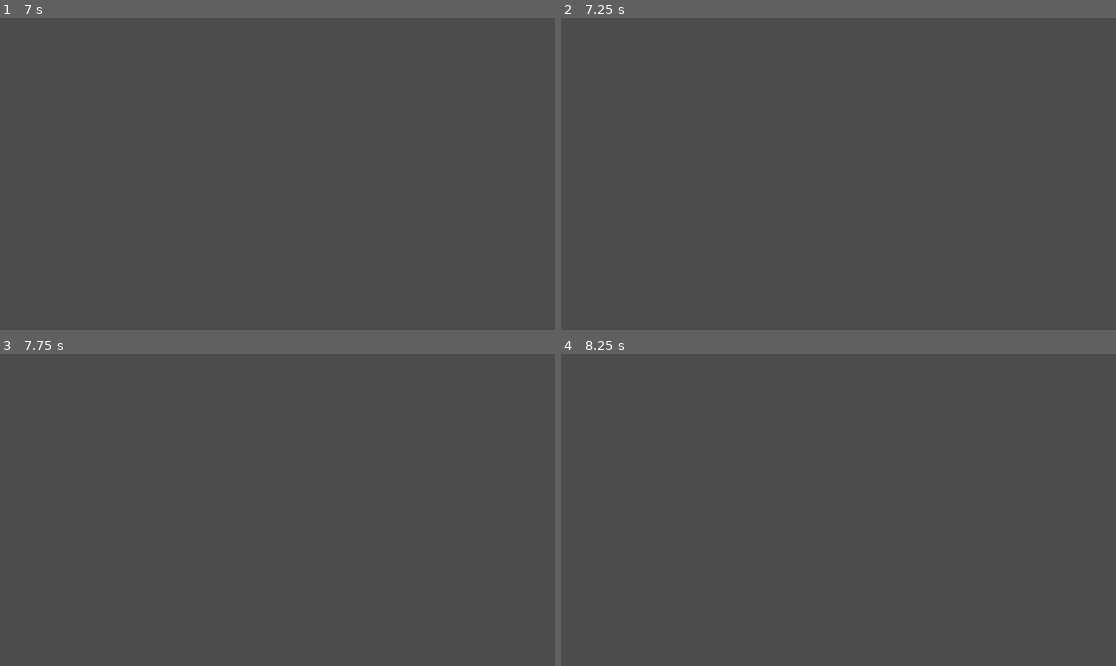
Above: before the commit, frames 1-4 (two rows, left to right).
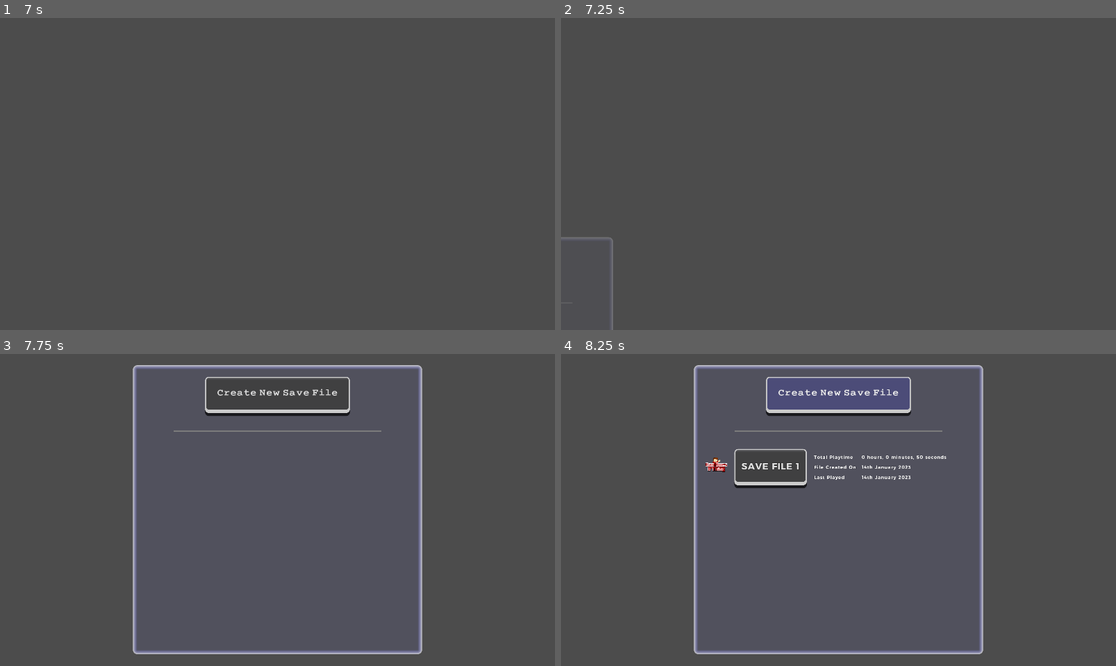
Above: after the commit, the same moments.

Repository: newwby/ddat-gpf.runtime
Game: Godot game, scene res://src/runtime/main.tscn
The game is run twice, just before and just after one commit, with the same random seed, the same clock (stepped at 60 frames per second) and the same inputs. The engine's default icon, where the game draws it, is replaced by a stand-in: a white triangle on a blue panel in a dark square.
Inputs (mouse positions are in pixels of both pictures, inside the frame that each line leads up to):
- Up to frame 1 (7 s): tap Enter at 0.5, 1.25 s; move the mouse to (399, 158) at 0.52 s; click (399, 158) at 0.67 s; move the mouse to (166, 189) at 1.27 s; click (166, 189) at 1.42 s; move the mouse to (333, 105) at 2.02 s; click (333, 105) at 2.17 s; move the mouse to (249, 236) at 2.77 s; click (249, 236) at 2.92 s; click "START GAME" at 3.5 s; click "START GAME" at 4.25 s; click "START GAME" at 5 s; move the mouse to (444, 220) at 5.77 s; click (444, 220) at 5.92 s; move the mouse to (111, 127) at 6.52 s; click (111, 127) at 6.67 s
- Up to frame 2 (7.25 s): no input
- Up to frame 3 (7.75 s): move the mouse to (305, 510) at 7.27 s; click (305, 510) at 7.42 s
- Up to frame 4 (8.25 s): click (838, 394) at 8 s, where only the run after the commit has a clickable "Create New Save File"

Frame 1 is identical in both runs. In frame 2, 0.2% of the frame differs, in the area x 0-10%, y 70-100%; in frame 3, 3.8%; in frame 4, 7.1%, in the area x 23-77%, y 3-97%.

Commit message:
bugfixing import, adding missing font resources

Diff:
--- /dev/null
+++ b/_dev_exclude/runtime_test_scene.tscn
@@ -0,0 +1,41 @@
+[gd_scene load_steps=2 format=2]
+
+[ext_resource path="res://icon.png" type="Texture" id=1]
+
+[node name="Node2D" type="Node2D"]
+
+[node name="Sprite" type="Sprite" parent="."]
+position = Vector2( 617, 286 )
+texture = ExtResource( 1 )
+
+[node name="Sprite2" type="Sprite" parent="."]
+position = Vector2( 887, 292 )
+texture = ExtResource( 1 )
+
+[node name="Sprite3" type="Sprite" parent="."]
+position = Vector2( 632, 481 )
+texture = ExtResource( 1 )
+
+[node name="Sprite4" type="Sprite" parent="."]
+position = Vector2( 797, 506 )
+texture = ExtResource( 1 )
+
+[node name="Sprite5" type="Sprite" parent="."]
+position = Vector2( 680, 493 )
+texture = ExtResource( 1 )
+
+[node name="Sprite6" type="Sprite" parent="."]
+position = Vector2( 583, 451 )
+texture = ExtResource( 1 )
+
+[node name="Sprite7" type="Sprite" parent="."]
+position = Vector2( 753, 518 )
+texture = ExtResource( 1 )
+
+[node name="Sprite8" type="Sprite" parent="."]
+position = Vector2( 845, 480 )
+texture = ExtResource( 1 )
+
+[node name="Sprite9" type="Sprite" parent="."]
+position = Vector2( 904, 470 )
+texture = ExtResource( 1 )
--- a/src/runtime/main.tscn
+++ b/src/runtime/main.tscn
@@ -1,10 +1,11 @@
-[gd_scene load_steps=6 format=2]
+[gd_scene load_steps=7 format=2]
 
 [ext_resource path="res://src/runtime/preload/preload_handler.tscn" type="PackedScene" id=1]
 [ext_resource path="res://src/runtime/title/title_handler.tscn" type="PackedScene" id=2]
 [ext_resource path="res://src/runtime/main.gd" type="Script" id=3]
 [ext_resource path="res://src/runtime/exit/exit_handler.tscn" type="PackedScene" id=4]
 [ext_resource path="res://src/runtime/game_meta/game_meta_handler.tscn" type="PackedScene" id=5]
+[ext_resource path="res://_dev_exclude/runtime_test_scene.tscn" type="PackedScene" id=6]
 
 [node name="RuntimeMain" type="Node"]
 script = ExtResource( 3 )
@@ -14,8 +15,10 @@
 [node name="TitleHandler" parent="." instance=ExtResource( 2 )]
 
 [node name="GameMetaHandler" parent="." instance=ExtResource( 5 )]
+game_file = ExtResource( 6 )
 
 [node name="ExitHandler" parent="." instance=ExtResource( 4 )]
 
 [connection signal="change_state" from="PreloadingHandler" to="." method="change_game_state"]
+[connection signal="change_state" from="TitleHandler" to="." method="change_game_state"]
 [connection signal="change_state" from="GameMetaHandler" to="." method="change_game_state"]
Binary file added: font/mechanical/MechanicalBoldExtended-eOBg.otf
Binary file added: font/trueno/TruenoBold-XYE2.otf
